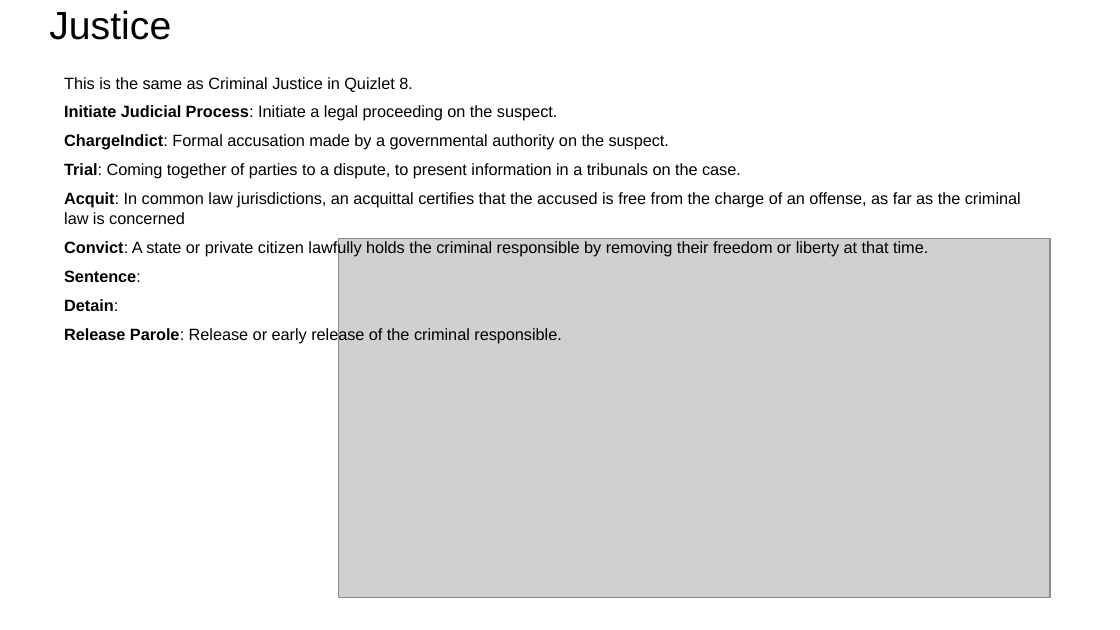
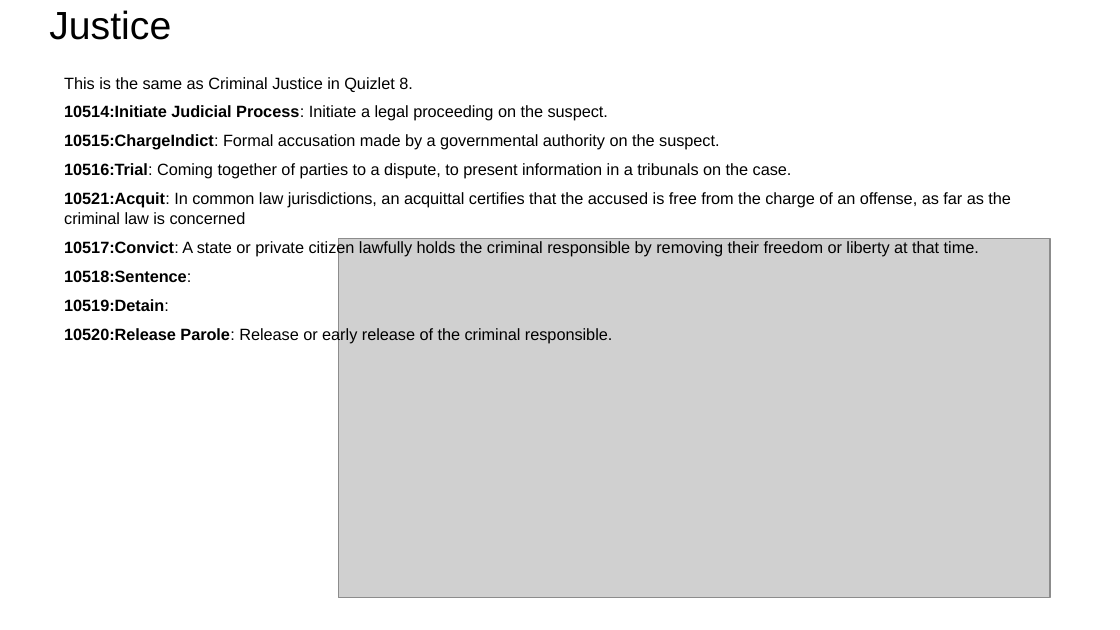
Before and after one commit to RESIN-KAIROS/schemalib, a slide deck: slide 5 of hrf/business_change.pptx. Drawn at 1120x630 pixels with LibreOffice and Linux fonts; fonts in the diff are those of the drawing; grey boxes stand for pictures. Boxes give left, top, right and bottom in pixels: in the first picture for what was removed or moved away, otherwise in the second. Text is boxed around its words. In the diff, an @@ line names an element or a change of style, - is before the commit and + after.

```diff
--- a/hrf/business_change.pptx
+++ b/hrf/business_change.pptx
@@ text at box(64, 105, 1011, 343): text changed @@
-Initiate Judicial Process: Initiate a legal proceeding on the suspect.
-ChargeIndict: Formal accusation made by a governmental authority on the suspect.
-Trial: Coming together of parties to a dispute, to present information in a tribunals on the case.
-Acquit: In common law jurisdictions, an acquittal certifies that the accused is free from the charge of an offense, as far as the criminal law is concerned
-Convict: A state or private citizen lawfully holds the criminal responsible by removing their freedom or liberty at that time.
-Sentence:
-Detain:
-Release Parole: Release or early release of the criminal responsible.
+10514:Initiate Judicial Process: Initiate a legal proceeding on the suspect.
+10515:ChargeIndict: Formal accusation made by a governmental authority on the suspect.
+10516:Trial: Coming together of parties to a dispute, to present information in a tribunals on the case.
+10521:Acquit: In common law jurisdictions, an acquittal certifies that the accused is free from the charge of an offense, as far as the criminal law is concerned
+10517:Convict: A state or private citizen lawfully holds the criminal responsible by removing their freedom or liberty at that time.
+10518:Sentence:
+10519:Detain:
+10520:Release Parole: Release or early release of the criminal responsible.
```
Also in this commit, not shown: 8 other slides changed, 39 other files.
